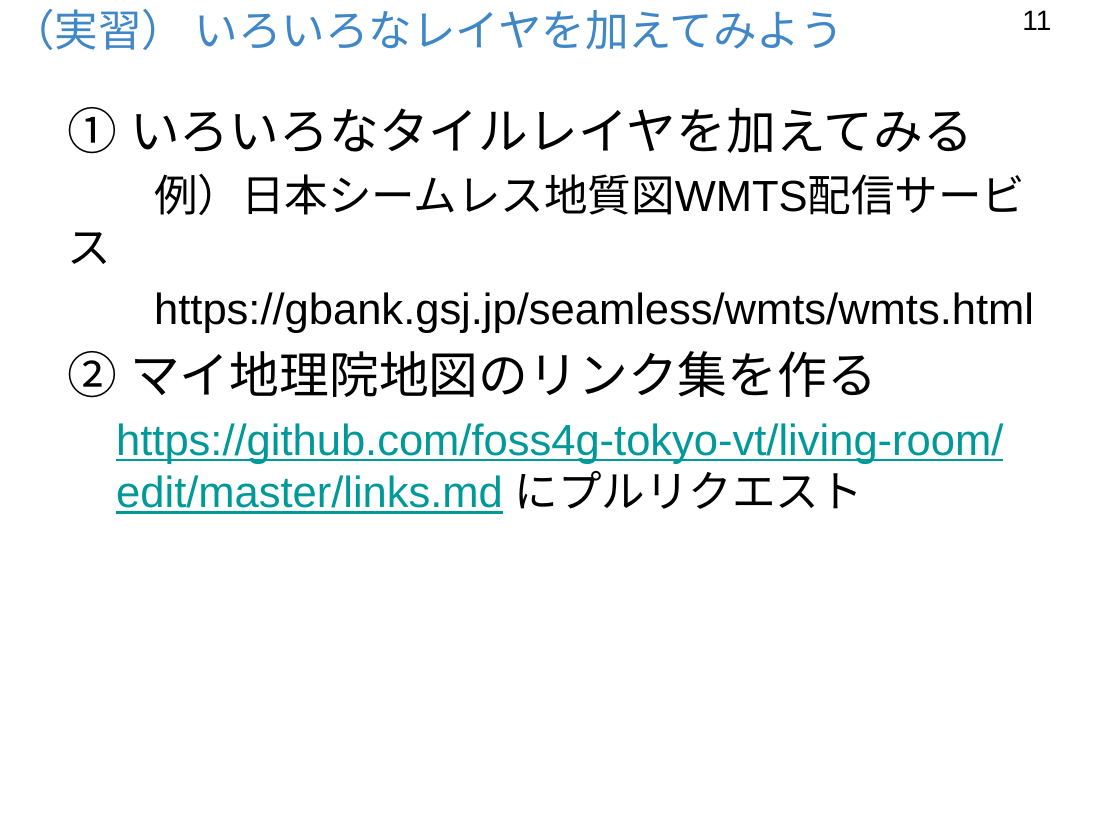
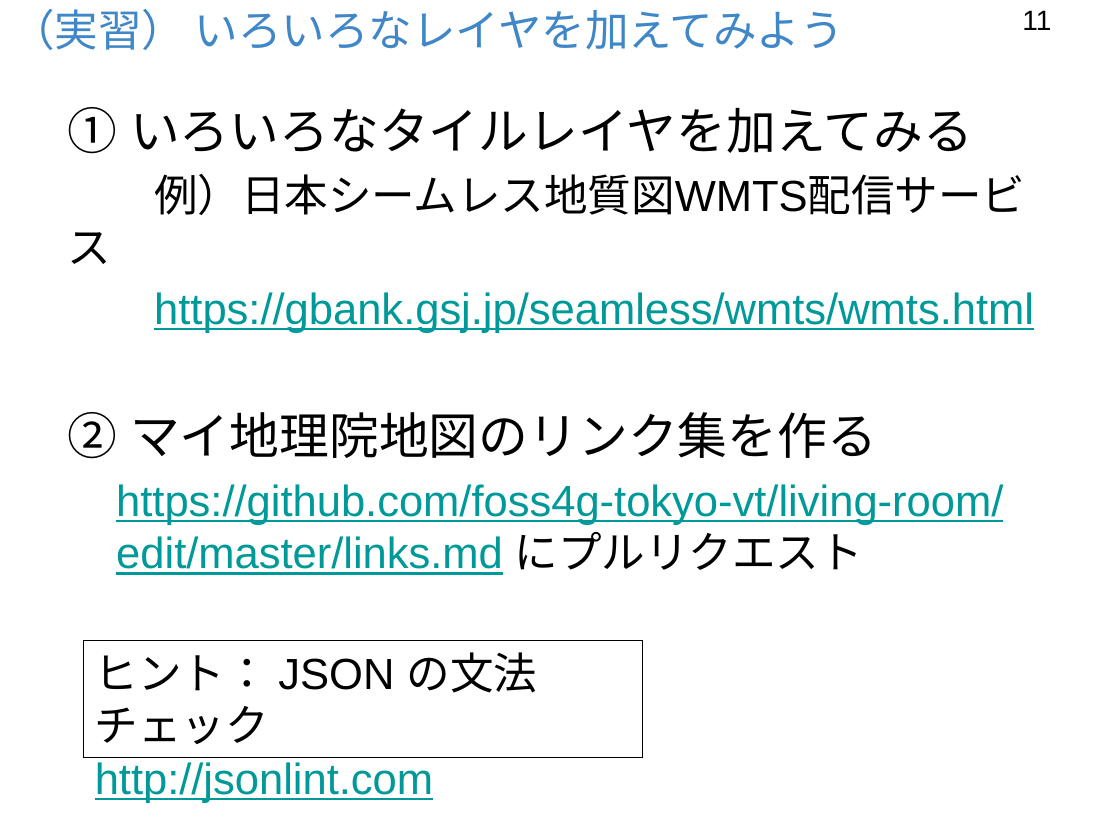
Before and after one commit to foss4g-tokyo-vt/slides, a slide deck: slide 11 of 151009ベクトルタイル利用サイトを作ろうPt.3.pptx. Drawn at 1120x840 pixels with LibreOffice and Linux fonts; fonts in the diff are those of the drawing; background and template pictures are left out. Boxes give left, top, right and bottom in pixels: in the first picture for what was removed or moved away, otherwise in the second. Text is boxed around its words. In the diff, an @@ line names an element or a change of style, - is before the commit and + after.

```diff
--- a/151009ベクトルタイル利用サイトを作ろうPt.3.pptx
+++ b/151009ベクトルタイル利用サイトを作ろうPt.3.pptx
@@ text at (154, 292, 1034, 333): text colour #000000 to #009999, underline on in "https://gbank.gsj.jp/seamless/wmts/wmts.html" @@
@@ rectangle added at (84, 641, 643, 757), outline #000000 0.75 pt, 28 pt, text #009999, underline @@
+ヒント： JSON の文法チェック
+http://jsonlint.com
```
Also in this commit, not shown: 5 other files.
